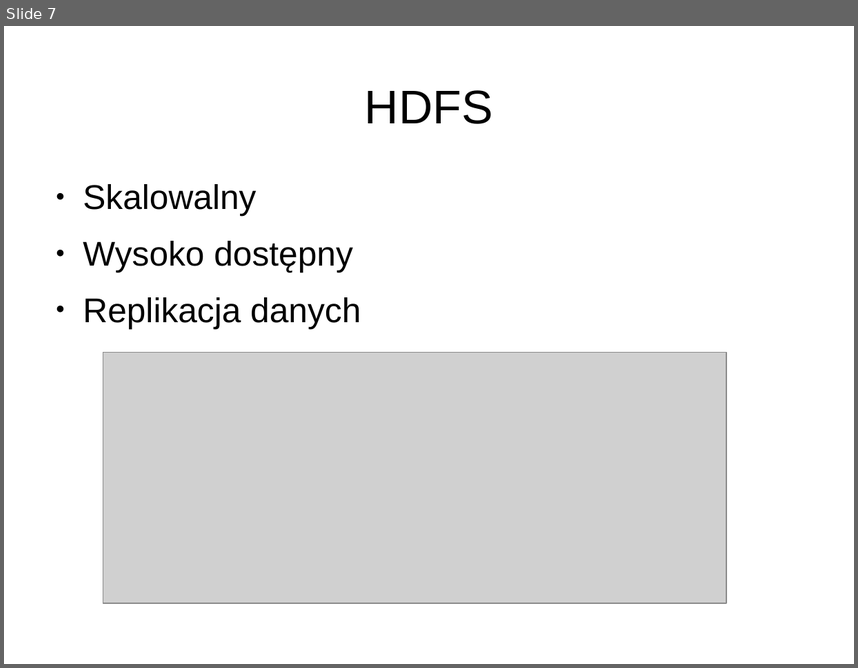
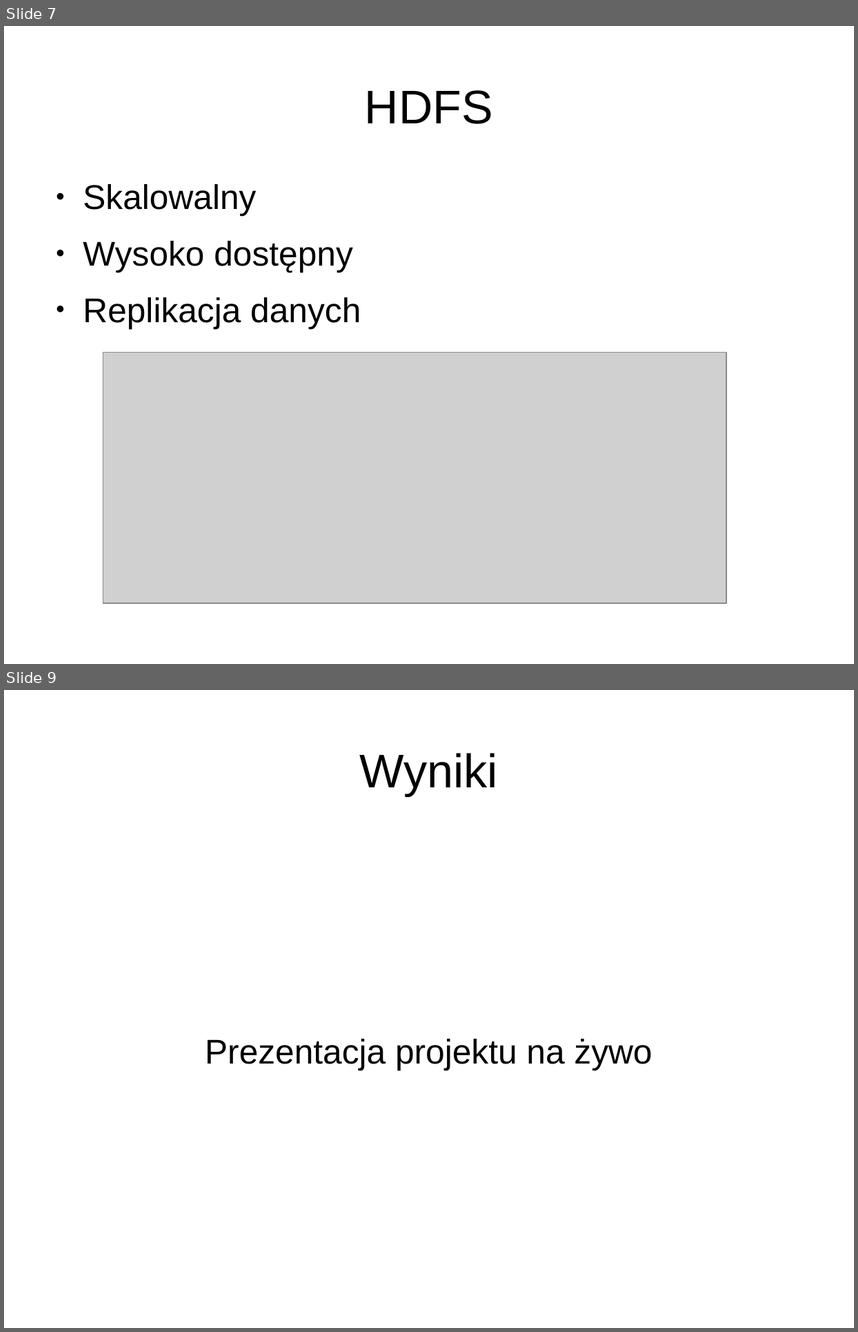
Before and after one commit to ptutak/chmury_obliczeniowe, a slide deck: prezentacja.odp. Shown one above the other, each under a label of ours: slide 7 before the commit, slides 7 and 9 after it; the slides between them are not shown. The pictures are 858x668 and 858x1332 pixels, drawn with LibreOffice and Linux fonts; fonts in the diff are those of the drawing; grey boxes stand for pictures. Boxes give left, top, right and bottom in pixels: in the first picture for what was removed or moved away, otherwise in the second. Text is boxed around its words. In the diff, an @@ line names an element or a change of style, - is before the commit and + after.

```diff
--- a/prezentacja.odp
+++ b/prezentacja.odp
@@ slide 9 added at <box>4,690,854,1328</box>, background #FFFFFF @@
@@ title added at <box>360,753,498,796</box>, 44 pt, text #000000 @@
+Wyniki
@@ subtitle added at <box>205,1038,652,1069</box>, 32 pt, text #000000 @@
+Prezentacja projektu na żywo
```
Also in this commit, not shown: 1 slide changed, 2 other slides added, 8 other files.
